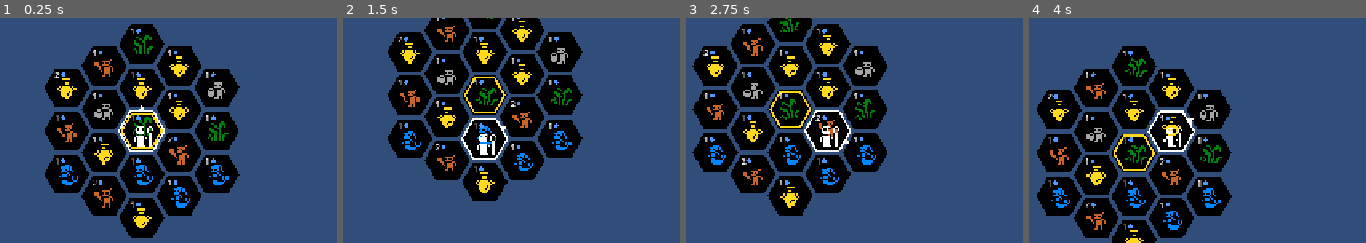
Above: before the commit, frames 1-4 (left to right).
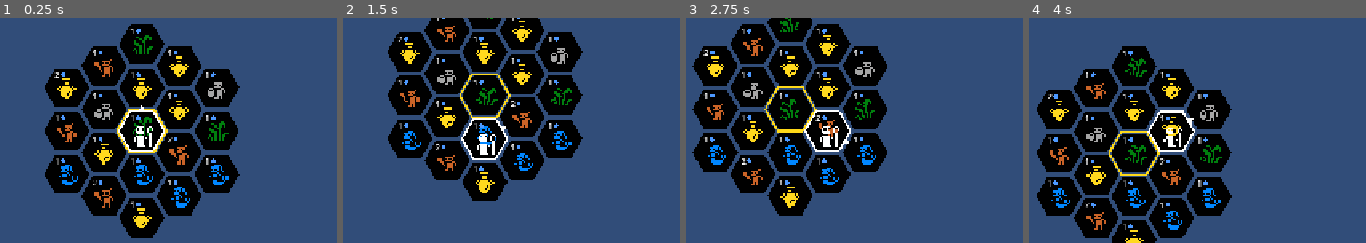
Above: after the commit, the same moments.

Repository: scunningham777/spaes-wrzrds
Game: Godot game, scene res://scenes/planet.tscn
Same seed, same stepped clock (60 frames per second), same inputs: the game is played once before the commit and once after it. This scene is started directly instead of the project's main scene.
Inputs:
- Up to frame 1 (0.25 s): no input
- Up to frame 2 (1.5 s): tap Enter (ui_accept) at 0.5, 0.77, 1.25 s; hold D (hex_right) 0.53-1.28 s; hold B (build_tower) 0.53-1.28 s; hold X (hex_down) from 1.28 s (still down); tap R (extract) at 1.35 s
- Up to frame 3 (2.75 s): tap Enter (ui_accept) at 1.52 s; release X (hex_down) at 2.03 s; hold D (hex_right) from 2.03 s (still down); hold E (hex_ne) from 2.03 s (still down)
- Up to frame 4 (4 s): release D (hex_right) at 2.78 s; release E (hex_ne) at 2.78 s; hold W (hex_up) 2.78-3.53 s; tap Q (hex_nw) at 2.85 s; tap Enter (ui_accept) at 3.02, 3.77 s; hold A (hex_left) from 3.53 s (still down); hold C (hex_se) from 3.53 s (still down)
The pictures show only the part of the screen within x 0-50%, y 25-75%; the shares and areas given below are measured in that part.

The runs differ from the first frame. In frame 1, 0.6% of the frame differs, in the area x 34-50%, y 40-60%; in frame 2, 0.6%; in frame 3, 0.7%, in the area x 23-39%, y 30-52%; in frame 4, 0.7%.

Commit message:
Cooldown numbers over the wizard; landing outline outside the player's
TileGridView draws cooldowns on a z_index 1 child overlay, from
positions collected in _draw, so they sit over the player's sprite and
still follow icons through swaps. The landing outline moves from an
inset of the tile to the hex cell's edge (landing_scale = 1.0), in the
gap just outside the player's outline.

Co-Authored-By: Claude Opus 5.5 <noreply@anthropic.com>
Claude-Session: https://claude.ai/code/session_0196C6qponv1cZhsguvue75H

Diff:
--- a/scripts/tile_grid_view.gd
+++ b/scripts/tile_grid_view.gd
@@ -34,8 +34,9 @@
 ## Outline around the landing tile.
 @export var landing_color: Color = Color(1.0, 0.85, 0.1)
 @export var landing_line_width: float = 3.0
-## Size of the landing outline relative to the tile.
-@export var landing_inset: float = 0.88
+## Size of the landing outline relative to the hex cell. 1.0 puts it in the gap between tiles, just
+## outside the player's outline (which hugs the tile) while they stand on it.
+@export var landing_scale: float = 1.0
 
 # Tile pictures by TileKind.icon: regions in icon_sheet (12px cells, 1px gutters: cell (col, row)
 # is at 1 + 13 * col/row).
@@ -112,8 +113,20 @@
 var _swap_to: Vector2i
 # Greyscale copies of the icons, for tapped tiles; built on first use.
 var _grey_icons: Dictionary[StringName, Texture2D] = {}
+# Cooldown numbers draw on this child, above the player's sprite; _draw collects them as
+# [remaining, center] so they follow their icons through swaps.
+var _overlay: Node2D
+var _cooldown_labels: Array[Array] = []
 
 @onready var board: HexBoard = get_parent() as HexBoard
+
+
+func _ready() -> void:
+	_overlay = Node2D.new()
+	_overlay.name = "Overlay"
+	_overlay.z_index = 1  # over later siblings, like the player
+	_overlay.draw.connect(_draw_overlay)
+	add_child(_overlay)
 
 
 func has_icon(kind: TileKind) -> bool:
@@ -201,6 +214,8 @@
 
 
 func _draw() -> void:
+	_cooldown_labels.clear()
+	_overlay.queue_redraw()  # deferred, so it runs after this, still this frame
 	if grid == null:
 		return
 	var tile := board.corner_points(board.tile_scale)
@@ -223,10 +238,14 @@
 		_draw_contents(_swap_from, to_pos.lerp(from_pos, swap_progress), to_shift.lerp(from_shift, swap_progress))
 		_draw_contents(_swap_to, from_pos.lerp(to_pos, swap_progress), from_shift.lerp(to_shift, swap_progress))
 	if landing != null and grid.has_tile(landing):
-		# Inset, so it still shows inside the player's outline while they stand on it.
 		draw_set_transform(board.hex_to_local(grid.nearest(landing, view_center)))
-		draw_polyline(board.corner_points(board.tile_scale * landing_inset), landing_color, landing_line_width)
+		draw_polyline(board.corner_points(landing_scale), landing_color, landing_line_width)
 		draw_set_transform(Vector2.ZERO)
+
+
+func _draw_overlay() -> void:
+	for label in _cooldown_labels:
+		_draw_cooldown(label[0], label[1])
 
 
 # Hex fill for the tile at coord: resonant tiles stand out, everything else is hex_color. The ley
@@ -252,7 +271,7 @@
 		var tapped := grid.is_tapped(coord)
 		_draw_icon(kind.icon, center + icon_offset, tapped)
 		if tapped:
-			_draw_cooldown(grid.cooldown(coord), center)
+			_cooldown_labels.append([grid.cooldown(coord), center])
 	if grid.move_cost(coord) > 0:
 		_draw_move_cost(grid.move_cost(coord), center)
 
@@ -283,14 +302,14 @@
 
 
 # Actions left, in the tile's lower left (mirroring the move cost above it): clear of the player's
-# sprite and outline, and of facing triangles, which sit mid-edge.
+# outline, and of facing triangles, which sit mid-edge. Drawn on the overlay, over the player's sprite.
 func _draw_cooldown(remaining: int, center: Vector2) -> void:
 	var font := ThemeDB.fallback_font
 	var half := _tile_half()
 	var pos := center + Vector2(-0.52 * half.x, 0.83 * half.y)  # baseline start
 	var text := str(remaining)
-	draw_string_outline(font, pos, text, HORIZONTAL_ALIGNMENT_LEFT, -1, cooldown_font_size, 4, Color.BLACK)
-	draw_string(font, pos, text, HORIZONTAL_ALIGNMENT_LEFT, -1, cooldown_font_size, cooldown_color)
+	_overlay.draw_string_outline(font, pos, text, HORIZONTAL_ALIGNMENT_LEFT, -1, cooldown_font_size, 4, Color.BLACK)
+	_overlay.draw_string(font, pos, text, HORIZONTAL_ALIGNMENT_LEFT, -1, cooldown_font_size, cooldown_color)
 
 
 # Cost number with a blue dot after it, in the tile's upper left.
--- a/tests/smoke_test.gd
+++ b/tests/smoke_test.gd
@@ -809,6 +809,10 @@
 	_check(tiles.icon_shift(planet_wizard.mover.coord).y < 0.0, "planet: the wizard's tile icon shifts up")
 	_check(tiles.icon_shift(planet_wizard.mover.coord + Vector2i(0, -1)) == Vector2.ZERO,
 		"planet: other tiles' icons stay centered")
+	_check((tiles.get_node("Overlay") as Node2D).z_index > planet_wizard.z_index,
+		"planet: cooldown numbers draw over the wizard")
+	var planet_board := current_scene.get_node("HexBoard") as HexBoard
+	_check(tiles.landing_scale > planet_board.tile_scale, "planet: landing outline sits outside the wizard's outline")
 	_check(is_zero_approx(tri[2].x) and tri[2].y < tri[0].y and tri[0].y < 0.0,
 		"planet: facing triangle points N from the top edge (%s)" % tri)
 	_press(KEY_D)  # turn clockwise to NE
